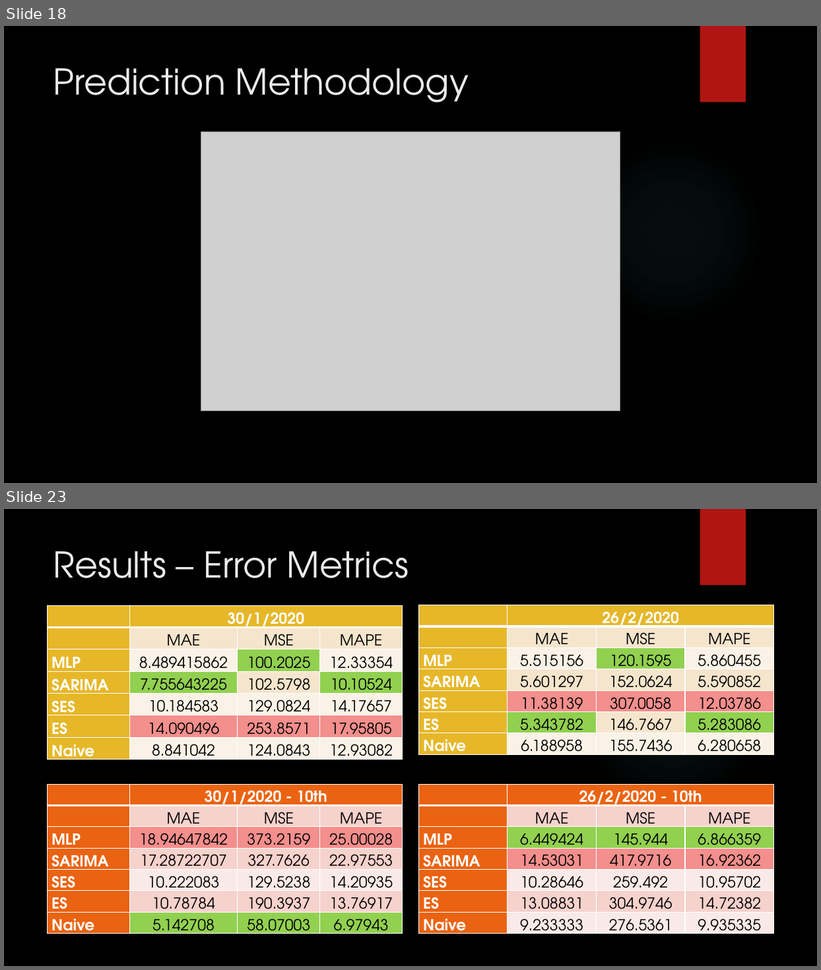
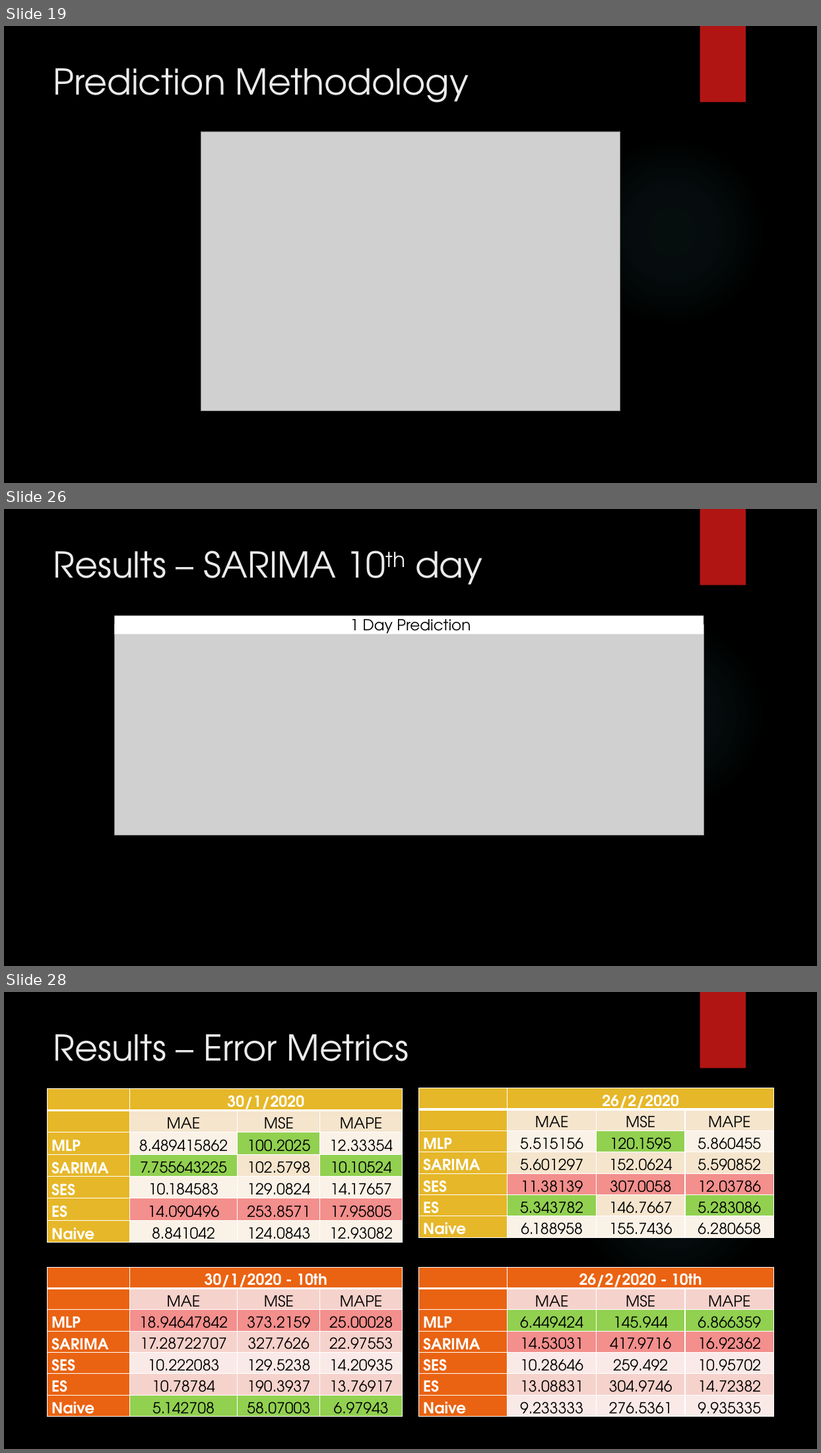
Before and after one commit to aattwwss/FYP-code, a slide deck: Reports/presentation_fyp.pptx. Shown one above the other, each under a label of ours: slides 18 and 23 before the commit, slides 19, 26 and 28 after it; the slides between them are not shown. The pictures are 821x970 and 821x1453 pixels, drawn with LibreOffice and Linux fonts; fonts in the diff are those of the drawing; grey boxes stand for pictures; background and template pictures are left out. Boxes give left, top, right and bottom in pixels: in the first picture for what was removed or moved away, otherwise in the second. Text is boxed around its words. In the diff, an @@ line names an element or a change of style, - is before the commit and + after.

```diff
--- a/Reports/presentation_fyp.pptx
+++ b/Reports/presentation_fyp.pptx
@@ slide 26 added at [4, 509, 817, 966], background picture (left out); not listed: 2 template elements that a slide beside it also shows @@
@@ title added at [54, 551, 483, 585], 42 pt, text #EBEBEB @@
+Results – SARIMA 10th day
@@ picture added at [114, 625, 704, 835] @@
@@ rectangle added at [114, 616, 704, 634], fill #FFFFFF @@
@@ text added at [350, 615, 471, 638], 18 pt, text #000000 @@
+1 Day Prediction
@@ what was slide 18 is now slide 19 @@
@@ what was slide 23 is now slide 28 @@
```
Also in this commit, not shown: 2 slides changed, 8 other slides added, 3 slides removed.
